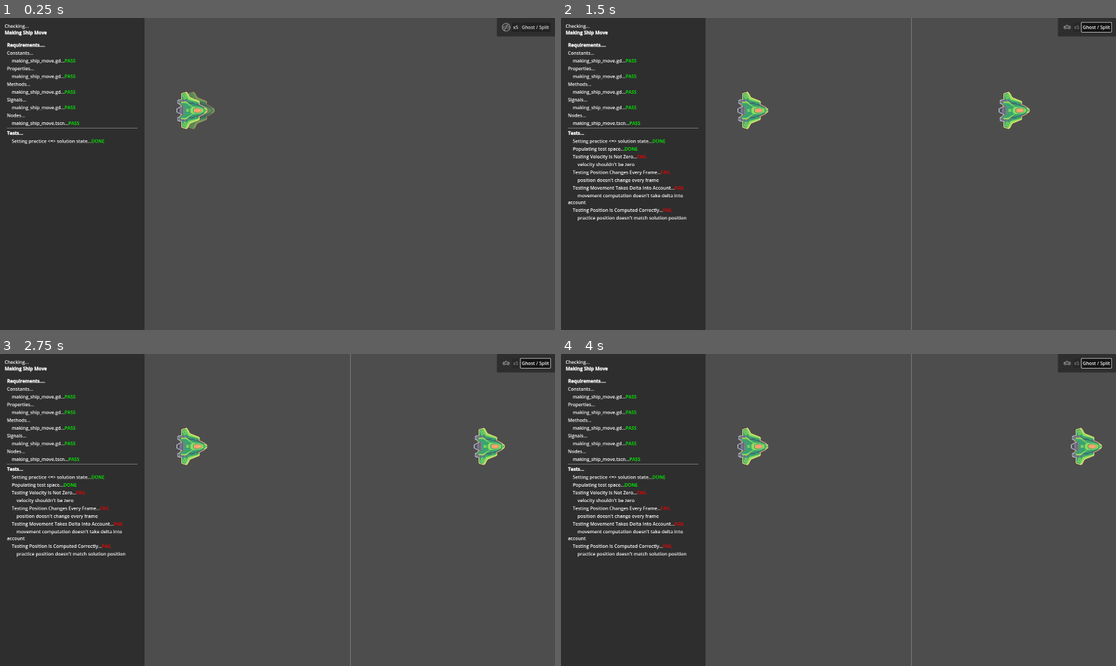
Above: before the commit, frames 1-4 (two rows, left to right).
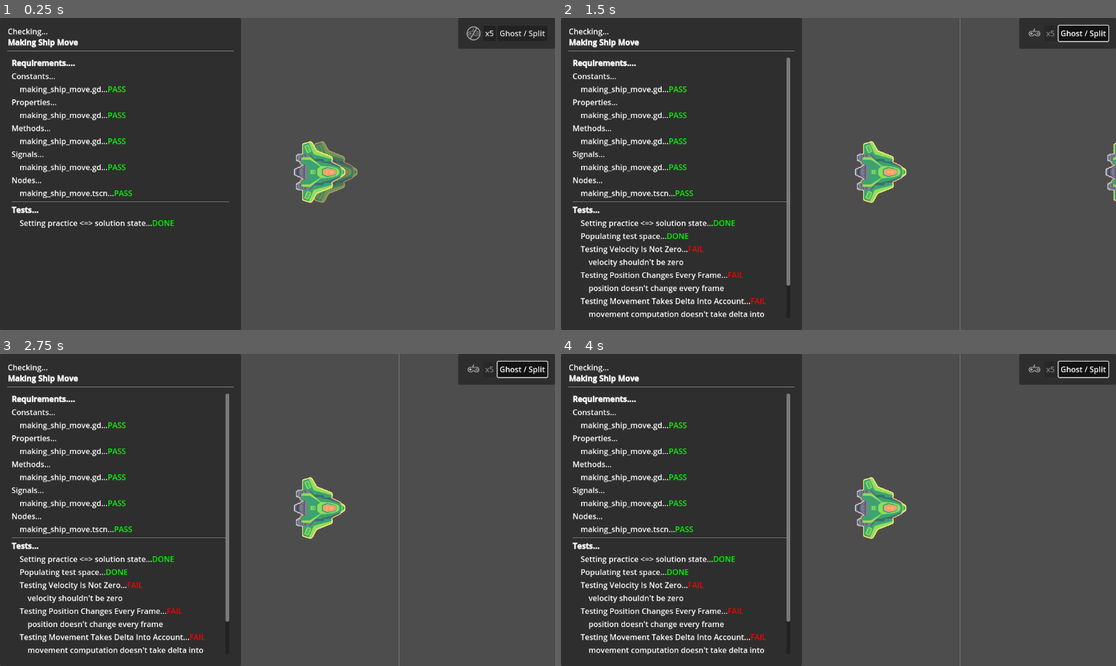
Above: after the commit, the same moments.

Repository: GDQuest/GDPractice
Game: Godot game, scene res://practices/making_ship_move/making_ship_move.tscn
Two runs of this game, one before a commit and one after it. Both use one fixed random seed, a clock stepped at 60 frames per second and the inputs below.
Inputs:
- Up to frame 1 (0.25 s): no input
- Up to frame 2 (1.5 s): click "x5" at 0.5 s; click "Ghost / Split" at 1.25 s
- Up to frame 3 (2.75 s): hold D (move_right) from 2.03 s (still down)
- Up to frame 4 (4 s): release D (move_right) at 2.78 s; hold S (move_down) 2.78-3.53 s; hold D (move_right) from 3.53 s (still down)

The runs differ from the first frame. In frame 1, 23% of the frame differs, in the area x 0-100%, y 0-100%; in frame 2, 26%; in frame 3, 26%; in frame 4, 26%.

Commit message:
refactor: logger & payload to prepare for simplified JavaScript interop

Diff:
--- a/solutions/logger.gd
+++ b/logger/logger.gd
@@ -1,35 +1,4 @@
 class_name Logger
-
-class Payload:
-	enum {TESTER, TEST, REQUIREMENT}
-
-	var type := TESTER
-	var path := ""
-	var fmt := ""
-	var parts: Array = []
-	var msg: String:
-		get:
-			return fmt % parts
-	var json: Variant:
-		get:
-			var result: Variant = JavaScriptBridge.create_object("Object")
-			result.type = type
-			result.path = path
-			result.fmt = fmt
-
-			var part_count := parts.size()
-			var result_parts: Variant = JavaScriptBridge.create_object("Array", part_count)
-			for idx in range(part_count):
-				result_parts[idx] = parts[idx]
-			result.parts = result_parts
-			return result
-
-	func _init(type: int, path: String, fmt: String, parts: Array = []) -> void:
-		self.type = type
-		self.path = path
-		self.fmt = fmt
-		self.parts = parts
-
 
 static var _js_interface: JavaScriptObject = null
 static var _title_rich_text_label: RichTextLabel = null
--- /dev/null
+++ b/logger/payload.gd
@@ -0,0 +1,31 @@
+class_name Payload
+
+enum Type {TESTER, TEST, REQUIREMENT}
+
+var type := Type.TESTER
+var path := ""
+var fmt := ""
+var parts: Array = []
+var msg: String:
+	get:
+		return fmt % parts
+var json: Variant:
+	get:
+		var result: Variant = JavaScriptBridge.create_object("Object")
+		result.type = Type.keys()[type]
+		result.path = path
+		result.fmt = fmt
+
+		var part_count := parts.size()
+		var result_parts: Variant = JavaScriptBridge.create_object("Array", part_count)
+		for idx in range(part_count):
+			result_parts[idx] = parts[idx]
+		result.parts = result_parts
+		return result
+
+
+func _init(type: int, path: String, fmt: String, parts: Array = []) -> void:
+	self.type = type
+	self.path = path
+	self.fmt = fmt
+	self.parts = parts
--- a/project.godot
+++ b/project.godot
@@ -18,12 +18,6 @@
 [autoload]
 
 Tester="*res://tester/tester.tscn"
-
-[display]
-
-window/size/viewport_width=1920
-window/size/viewport_height=1080
-window/size/mode=3
 
 [input]
 
--- a/solutions/requirements.gd
+++ b/solutions/requirements.gd
@@ -35,8 +35,8 @@
 			.filter(file_exists_predicate)
 			.map(load_transformer)
 		)
-	Logger.log(Logger.Payload.new(
-		Logger.Payload.REQUIREMENT,
+	Logger.log(Payload.new(
+		Payload.Type.REQUIREMENT,
 		practice_base_path,
 		"[b]%s[/b]",
 		["Requirements...."]
@@ -45,8 +45,8 @@
 
 static func check() -> bool:
 	if _list.scripts.is_empty():
-		Logger.log(Logger.Payload.new(
-			Logger.Payload.REQUIREMENT,
+		Logger.log(Payload.new(
+			Payload.Type.REQUIREMENT,
 			_practice_base_path,
 			"Nothing to do...[color=orange]SKIP[/color]",
 		))
@@ -55,8 +55,8 @@
 
 
 static func _check_methods() -> bool:
-	Logger.log(Logger.Payload.new(
-		Logger.Payload.REQUIREMENT,
+	Logger.log(Payload.new(
+		Payload.Type.REQUIREMENT,
 		_practice_base_path,
 		"Methods...",
 	))
@@ -73,8 +73,8 @@
 
 
 static func _check_properties() -> bool:
-	Logger.log(Logger.Payload.new(
-		Logger.Payload.REQUIREMENT,
+	Logger.log(Payload.new(
+		Payload.Type.REQUIREMENT,
 		_practice_base_path,
 		"Properties...",
 	))
@@ -93,8 +93,8 @@
 
 
 static func _check_signals() -> bool:
-	Logger.log(Logger.Payload.new(
-		Logger.Payload.REQUIREMENT,
+	Logger.log(Payload.new(
+		Payload.Type.REQUIREMENT,
 		_practice_base_path,
 		"Signals...",
 	))
@@ -111,8 +111,8 @@
 
 
 static func _check_constants() -> bool:
-	Logger.log(Logger.Payload.new(
-		Logger.Payload.REQUIREMENT,
+	Logger.log(Payload.new(
+		Payload.Type.REQUIREMENT,
 		_practice_base_path,
 		"Constants...",
 	))
@@ -127,8 +127,8 @@
 
 
 static func _check_nodes() -> bool:
-	Logger.log(Logger.Payload.new(
-		Logger.Payload.REQUIREMENT,
+	Logger.log(Payload.new(
+		Payload.Type.REQUIREMENT,
 		_practice_base_path,
 		"Nodes...",
 	))
@@ -194,8 +194,8 @@
 
 static func _log_item(item: Dictionary, is_valid: bool) -> void:
 	var file_name: String = item.practice.resource_path.get_file()
-	Logger.log(Logger.Payload.new(
-		Logger.Payload.REQUIREMENT,
+	Logger.log(Payload.new(
+		Payload.Type.REQUIREMENT,
 		_practice_base_path,
 		"\t%s...[color=%s]%s[/color]",
 		[file_name] + (["green", "PASS"] if is_valid else ["red", "FAIL"]),
--- a/solutions/test.gd
+++ b/solutions/test.gd
@@ -39,21 +39,21 @@
 	_practice_code = _preprocess_practice_code(_practice_script)
 
 	Logger.add_separator()
-	Logger.log(Logger.Payload.new(
-		Logger.Payload.TEST,
+	Logger.log(Payload.new(
+		Payload.Type.TEST,
 		_practice_base_path,
 		"[b]%s[/b]",
 		["Tests..."],
 	))
 	await _setup_state()
-	Logger.log(Logger.Payload.new(
-		Logger.Payload.TEST,
+	Logger.log(Payload.new(
+		Payload.Type.TEST,
 		_practice_base_path,
 		"\tSetting practice <=> solution state...[color=green]DONE[/color]",
 	))
 	await _setup_populate_test_space()
-	Logger.log(Logger.Payload.new(
-		Logger.Payload.TEST,
+	Logger.log(Payload.new(
+		Payload.Type.TEST,
 		_practice_base_path,
 		"\tPopulating test space...[color=green]DONE[/color]",
 	))
@@ -64,8 +64,8 @@
 	_test_space = _test_space.slice(1)
 	for d in get_method_list().filter(func(x: Dictionary) -> bool: return x.name.begins_with(PREFIX)):
 		var passed_status: String = await call(d.name)
-		Logger.log(Logger.Payload.new(
-			Logger.Payload.TEST,
+		Logger.log(Payload.new(
+			Payload.Type.TEST,
 			_practice_base_path,
 			"\tTesting %s...%s",
 			[
@@ -76,8 +76,8 @@
 			],
 		))
 		if passed_status != "":
-			Logger.log(Logger.Payload.new(
-				Logger.Payload.TEST,
+			Logger.log(Payload.new(
+				Payload.Type.TEST,
 				_practice_base_path,
 				"\t\t%s",
 				[passed_status],
--- a/tester/tester.gd
+++ b/tester/tester.gd
@@ -16,7 +16,6 @@
 @onready var input_animation_player: AnimationPlayer = %InputAnimationPlayer
 
 
-
 func _ready() -> void:
 	if OS.has_feature("web"):
 		log_panel_container.free()
@@ -26,8 +25,8 @@
 	Logger.setup(title_rich_text_label, checks_v_box_container)
 	_prepare_practice_info()
 	if not _is_practice_scene():
-		Logger.log(Logger.Payload.new(
-			Logger.Payload.TESTER,
+		Logger.log(Payload.new(
+			Payload.Type.TESTER,
 			_practice_info.file_path,
 			"Not a practice...[color=orange]SKIP[/color]",
 		))
@@ -88,8 +87,8 @@
 
 
 func _check_practice() -> void:
-	Logger.log_title(Logger.Payload.new(
-		Logger.Payload.TESTER,
+	Logger.log_title(Payload.new(
+		Payload.Type.TESTER,
 		_practice_info.base_path,
 		"Checking...\n[b]%s[/b]",
 		[_practice_info.dir_name.capitalize()]
